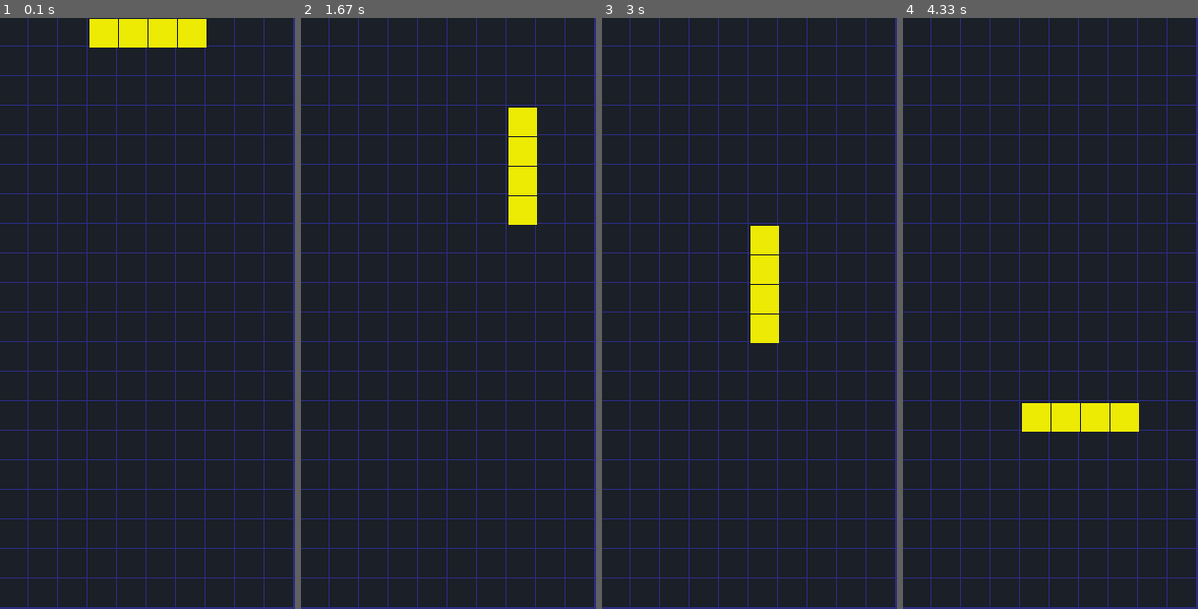
Above: before the commit, frames 1-4 (left to right).
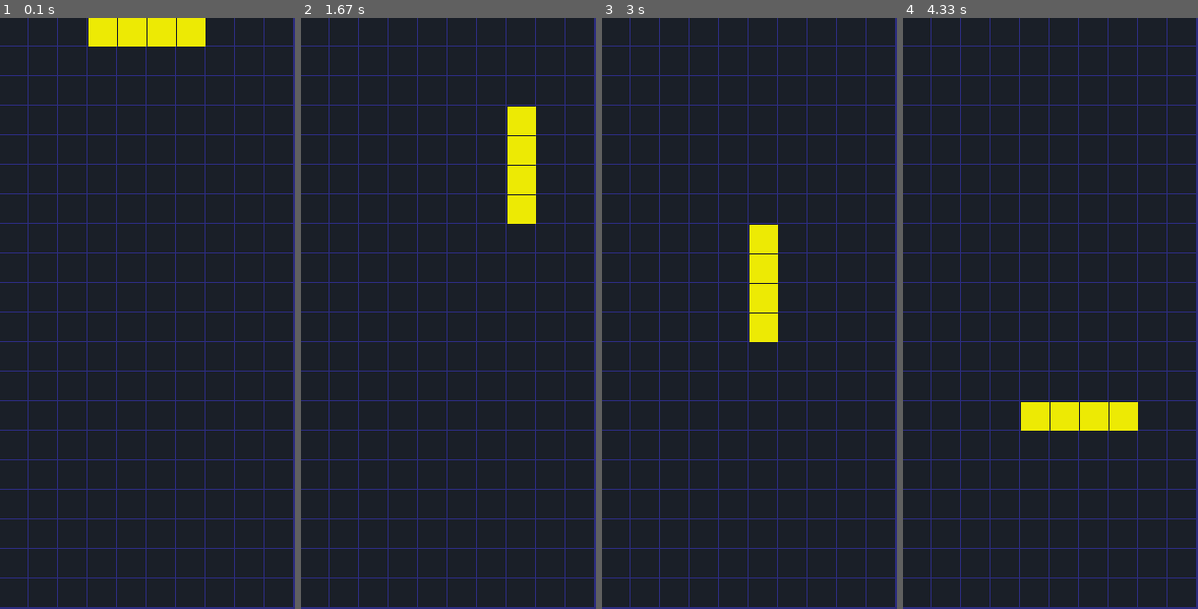
Above: after the commit, the same moments.

Repository: Trickaay/Pygame-Tetris
Game: pygame game, started from main.py
Two runs of this game, one before a commit and one after it. Both use one fixed random seed, a clock stepped at 60 frames per second and the inputs below.
Inputs:
- Up to frame 1 (0.1 s): no input
- Up to frame 2 (1.67 s): hold Right 0.33-0.8 s; hold Up 0.83-1.13 s; hold Right 1.17-1.63 s
- Up to frame 3 (3 s): hold Left 1.67-2.2 s; hold Down 2.23-2.53 s; hold Left 2.57-2.97 s
- Up to frame 4 (4.33 s): hold Up 3-3.37 s; hold Right 3.4-4.03 s; hold Down from 4.07 s (still down)

The runs differ from the first frame. In frame 1, 0.3% of the frame differs, in the area x 30-70%, y 0-5%; in frame 2, 0.3%; in frame 3, 0.3%; in frame 4, 0.3%.

Commit message:
Game over
Added methods to end game if blocks reach top of grid

Diff:
--- a/block.py
+++ b/block.py
@@ -37,5 +37,6 @@
     def draw(self, screen):
         tiles = self.get_cell_positions()
         for tile in tiles:
-            tile_rect = pygame.Rect(tile.column * self.cell_size + 1, tile.row * self.cell_size + 1, self.cell_size - 1, self.cell_size - 1)
+            tile_rect = pygame.Rect(tile.column * self.cell_size,
+                    tile.row * self.cell_size , self.cell_size - 1, self.cell_size - 1)
             pygame.draw.rect(screen, self.colors[self.id], tile_rect)
--- a/blocks.py
+++ b/blocks.py
@@ -7,7 +7,7 @@
         self.cells = {
             0: [Position(0, 2), Position(1, 0), Position(1, 1), Position(1, 2)],
             1: [Position(0, 1), Position(1, 1), Position(2, 1), Position(2, 2)],
-            2: [Position(0, 2), Position(1, 0), Position(1, 1), Position(2, 0)],
+            2: [Position(1, 0), Position(1, 1), Position(1, 2), Position(2, 0)],
             3: [Position(0, 0), Position(0, 1), Position(1, 1), Position(2, 1)],
         }
         self.move(0, 3)
@@ -36,10 +36,7 @@
     def __init__(self):
         super().__init__(id = 4)
         self.cells = {
-            0: [Position(0, 0), Position(0, 1), Position(1, 0), Position(1, 1)],
-            1: [Position(0, 0), Position(0, 1), Position(1, 0), Position(1, 1)],
-            2: [Position(0, 0), Position(0, 1), Position(1, 0), Position(1, 1)],
-            3: [Position(0, 0), Position(0, 1), Position(1, 0), Position(1, 1)],
+            0: [Position(0, 0), Position(0, 1), Position(1, 0), Position(1, 1)]
         }
         self.move(0, 4)
 class SBlock(Block):
@@ -52,7 +49,6 @@
             3: [Position(0, 1), Position(1, 1), Position(1, 2), Position(2, 2)],
         }
         self.move(0, 3)
-
 class TBlock(Block):
     def __init__(self):
         super().__init__(id = 6)
--- a/colors.py
+++ b/colors.py
@@ -3,10 +3,14 @@
         green = (47, 230, 23)
         red = (232, 18, 18)
         orange = (237, 234, 4)
+        yellow = (237, 234, 4)
         purple = (166, 0, 247)
         cyan = (21,204, 209)
         blue = (13, 64, 216)
+        white = (255, 255, 255)
+        dark_blue = (44, 44, 127)
+        light_blue = (59, 85, 162)
 
         @classmethod
         def get_cell_colors(cls):
-            return [cls.dark_grey, cls.green, cls.red, cls.orange, cls.purple, cls.cyan, cls.blue]
+            return [cls.dark_grey, cls.green, cls.red, cls.orange, cls.yellow, cls.purple, cls.cyan, cls.blue]
--- a/game.py
+++ b/game.py
@@ -8,11 +8,11 @@
         self.blocks = [IBlock(), JBlock(), LBlock(), OBlock(), SBlock(), TBlock(), ZBlock()]
         self.current_block = self.get_random_block()
         self.next_block = self.get_random_block()
+        self.game_over = False
 
     def get_random_block(self):
         if len(self.blocks) == 0:
-                    self.blocks = [IBlock(), JBlock(), LBlock(), OBlock(), SBlock(), TBlock(), ZBlock()]
-
+            self.blocks = [IBlock(), JBlock(), LBlock(), OBlock(), SBlock(), TBlock(), ZBlock()]
         block = random.choice(self.blocks)
         self.blocks.remove(block)
         return block
@@ -40,6 +40,15 @@
         self.current_block = self.next_block
         self.next_block = self.get_random_block()
         self.grid.clear_full_rows()
+        if self.block_fits() == False:
+            self.game_over = True
+
+    def reset(self):
+        self.grid.reset()
+        self.blocks = [IBlock(), JBlock(), LBlock(), OBlock(), SBlock(), TBlock(), ZBlock()]
+        self.current_block = self.get_random_block()
+        self.next_block = self.get_random_block()
+
 
     def block_fits(self):
         tiles = self.current_block.get_cell_positions()
@@ -56,8 +65,8 @@
     def block_inside(self):
         tiles = self.current_block.get_cell_positions()
         for tile in tiles:
-            if not self.grid.is_inside(tile.row, tile.column) or self.grid.grid[tile.row][tile.column] != 0:
-                return False
+            if self.grid.is_inside(tile.row, tile.column) == False:
+                    return False
         return True
 
     def draw(self, screen):
--- a/grid.py
+++ b/grid.py
@@ -1,11 +1,12 @@
 import pygame
 from colors import Colors
+
 class Grid:
     def __init__(self):
         self.num_rows = 20
         self.num_cols = 10
         self.cell_size = 30
-        self.grid = [[0 for j in range (self.num_cols)] for i in range(self.num_rows)]
+        self.grid = [[0 for j in range(self.num_cols)] for i in range(self.num_rows)]
         self.colors = Colors.get_cell_colors()
 
     def print_grid(self):
@@ -34,9 +35,9 @@
         for column in range(self.num_cols):
             self.grid[row][column] = 0
 
-    def move_row_down(self, row):
-        for column in range(self, num_cols):
-            self.grid[row*num_rows][column] = self.grid[row][column]
+    def move_row_down(self, row, num_rows):
+        for column in range(self.num_cols):
+            self.grid[row+num_rows][column] = self.grid[row][column]
             self.grid[row][column] = 0
 
     def clear_full_rows(self):
@@ -44,11 +45,16 @@
         for row in range(self.num_rows-1, 0, -1):
             if self.is_row_full(row):
                 self.clear_row(row)
-                self.move_row_down(row)
                 completed += 1
             elif completed > 0:
                 self.move_row_down(row, completed)
         return completed
+
+    def reset(self):
+        for row in range(self.num_rows):
+            for column in range(self.num_cols):
+                self.grid[row][column] = 0
+
 
     def draw(self, screen):
         for row in range(self.num_rows):
--- a/main.py
+++ b/main.py
@@ -20,15 +20,18 @@
             pygame.quit()
             sys.exit()
         if event.type == pygame.KEYDOWN:
-            if event.key == pygame.K_LEFT:
+            if game.game_over == True:
+                game.game_over = False
+                game.reset()
+            if event.key == pygame.K_LEFT and game.game_over == False:
                 game.move_left()
-            if event.key == pygame.K_RIGHT:
+            if event.key == pygame.K_RIGHT and game.game_over == False:
                 game.move_right()
-            if event.key == pygame.K_DOWN:
+            if event.key == pygame.K_DOWN and game.game_over == False:
                 game.move_down()
-            if event.key == pygame.K_UP:
+            if event.key == pygame.K_UP and game.game_over == False:
                 game.rotate()
-        if event.type == GAME_UPDATE:
+        if event.type == GAME_UPDATE and game.game_over == False:
                 game.move_down()
 
     screen.fill(dark_blue)
